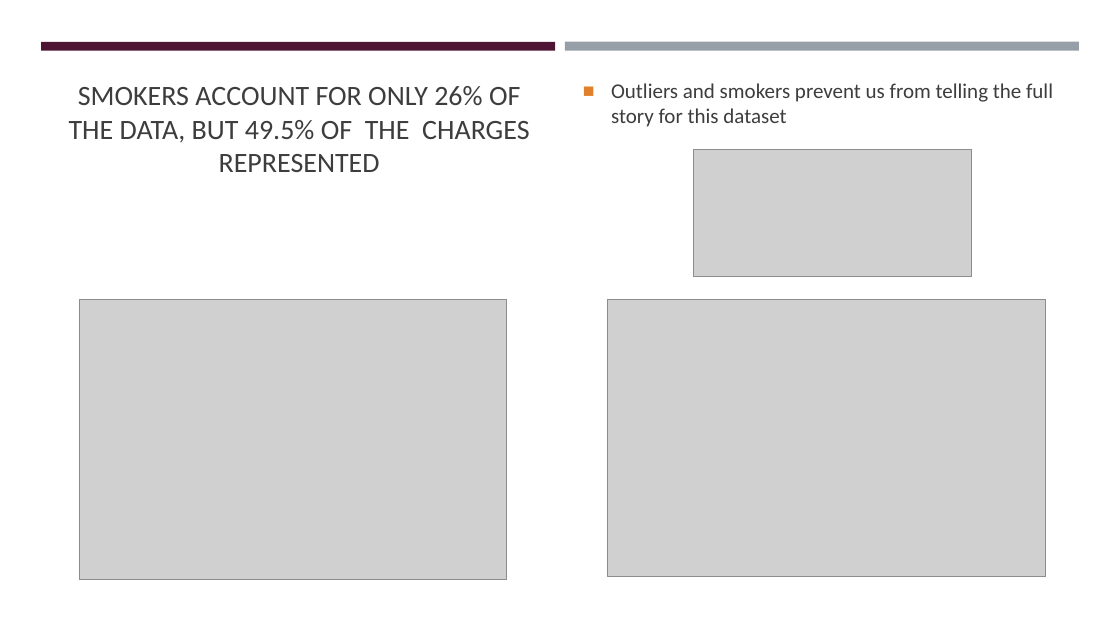
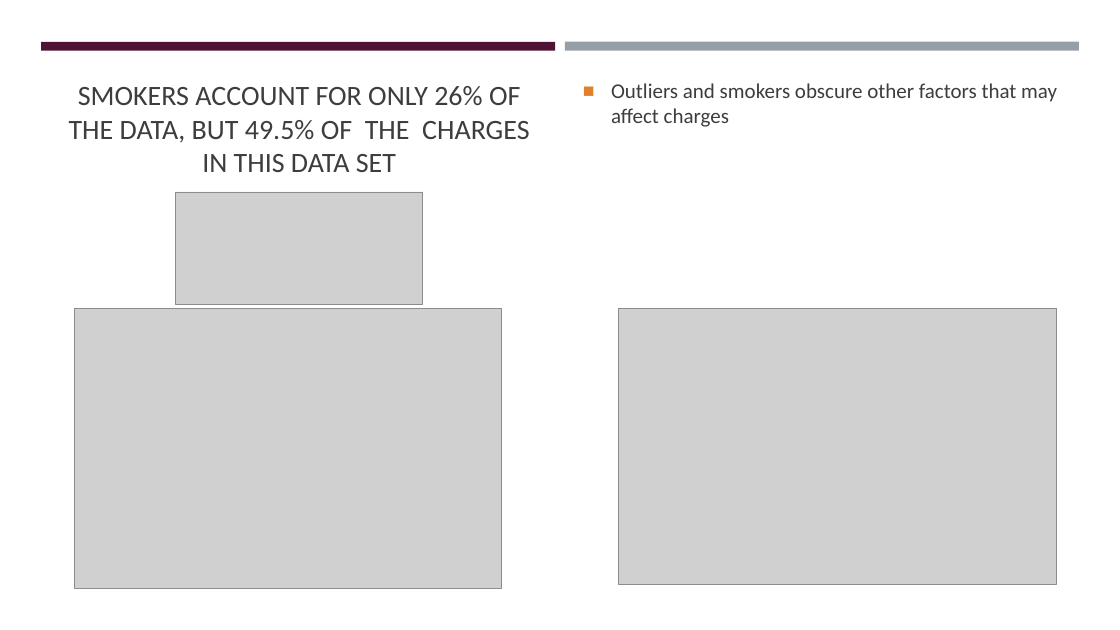
Before and after one commit to Dewalk/final_capstone, a slide deck: slide 4 of Presentation6.pptx (slide 3 before the commit). Drawn at 1120x630 pixels with LibreOffice and Linux fonts; fonts in the diff are those of the drawing; grey boxes stand for pictures. Boxes give left, top, right and bottom in pixels: in the first picture for what was removed or moved away, otherwise in the second. Text is boxed around its words. In the diff, an @@ line names an element or a change of style, - is before the commit and + after.

```diff
--- a/Presentation6.pptx
+++ b/Presentation6.pptx
@@ title at bbox=[69, 86, 529, 172]: text changed @@
-SMOKERS ACCOUNT FOR ONLY 26% OF THE DATA, BUT 49.5% OF THE CHARGES REPRESENTED
+SMOKERS ACCOUNT FOR ONLY 26% OF THE DATA, BUT 49.5% OF THE CHARGES IN THIS DATA SET
@@ text at bbox=[611, 83, 1057, 127]: text changed @@
-■ Outliers and smokers prevent us from telling the full story for this dataset
+■ Outliers and smokers obscure other factors that may affect charges
@@ picture: place and size @@
-picture at bbox=[693, 150, 972, 277]
+picture at bbox=[176, 192, 423, 305]
@@ picture: place and size @@
-picture at bbox=[79, 300, 507, 580]
+picture at bbox=[74, 308, 502, 588]
@@ picture: place and size @@
-picture at bbox=[607, 300, 1046, 576]
+picture at bbox=[618, 308, 1057, 585]
```
Also in this commit, not shown: 4 other slides changed, 5 slides added, 4 slides removed, 9 other files.
